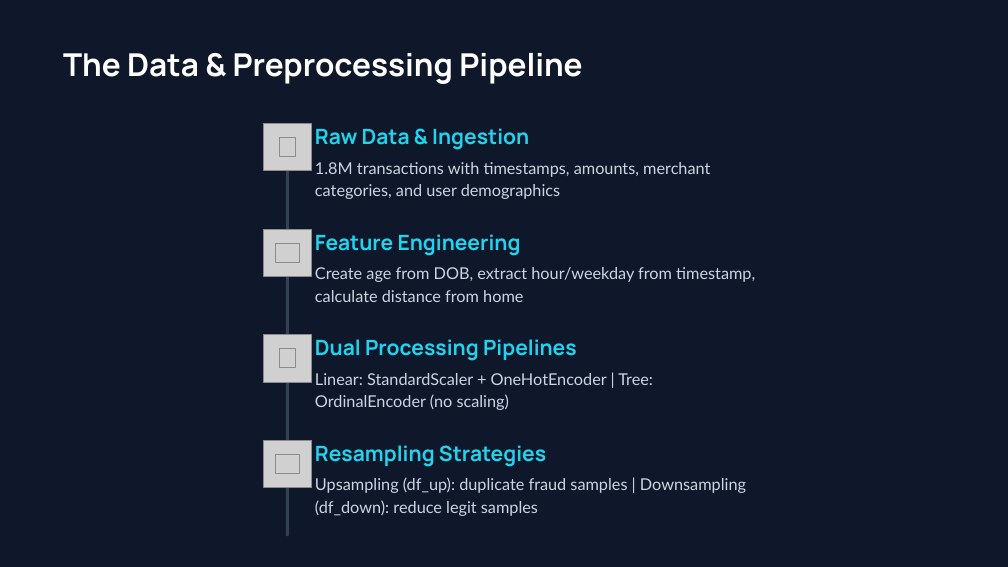
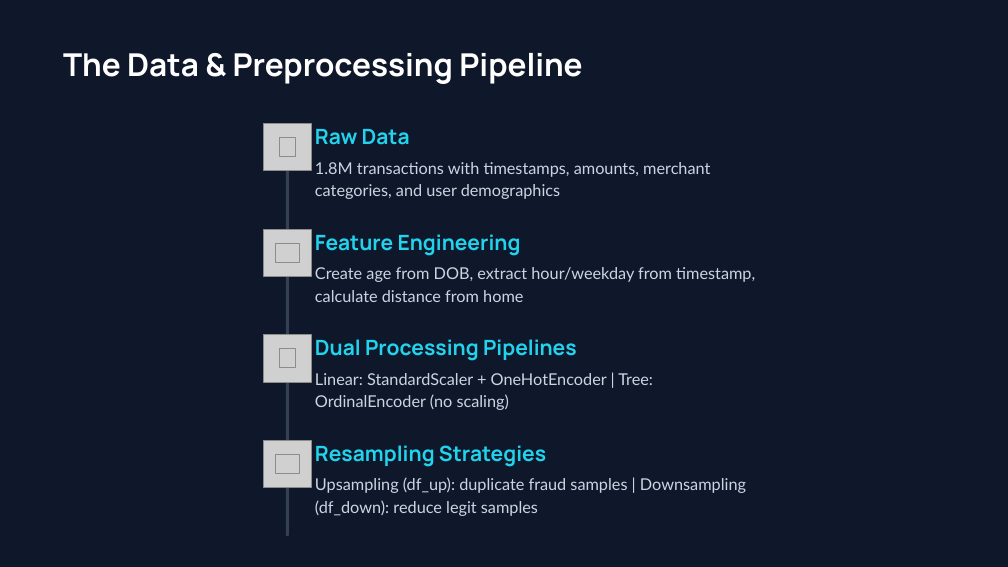
Before and after one commit to renoseHarsh/211Project, a slide deck: slide 3 of Credit Card Fraud Detection.pptx. Drawn at 1008x567 pixels with LibreOffice and Linux fonts; fonts in the diff are those of the drawing; grey boxes stand for pictures; background and template pictures are left out. Boxes give left, top, right and bottom in pixels: in the first picture for what was removed or moved away, otherwise in the second. Text is boxed around its words. In the diff, an @@ line names an element or a change of style, - is before the commit and + after.

```diff
--- a/Credit Card Fraud Detection.pptx
+++ b/Credit Card Fraud Detection.pptx
@@ text at box(315, 129, 410, 145): text changed @@
-Raw Data & Ingestion
+Raw Data
```
Also in this commit, not shown: 7 other slides changed, 1 other file.
